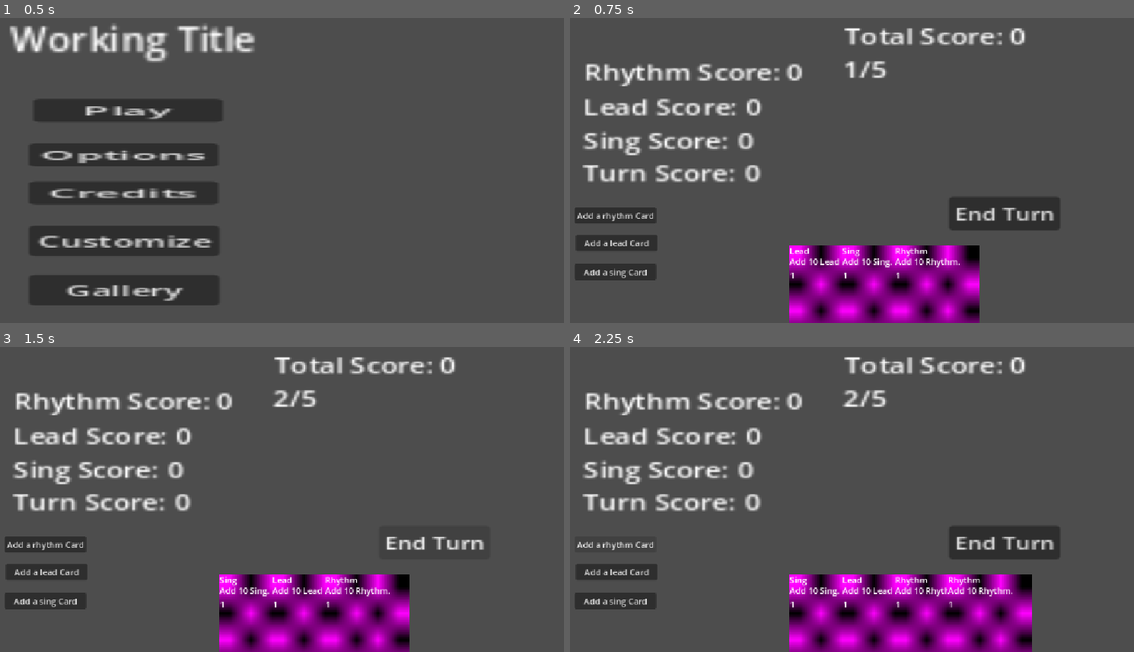
Above: before the commit, frames 1-4 (two rows, left to right).
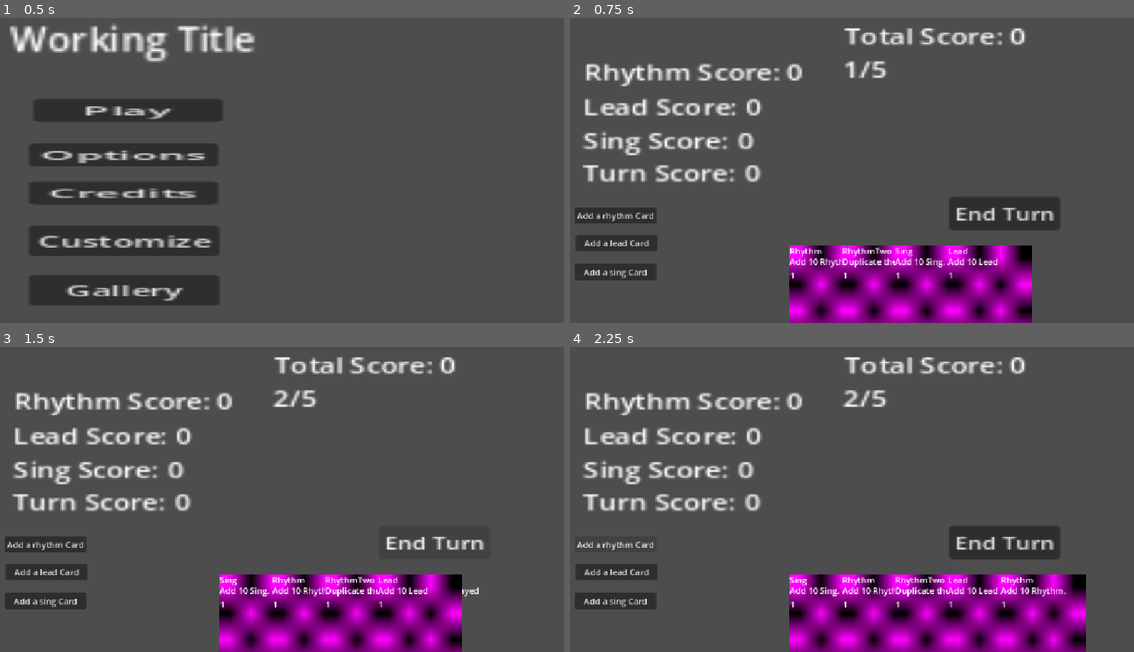
Above: after the commit, the same moments.

Repository: GraysonL133/BandGame
Game: Godot game, scene res://Scenes/Main Menu.tscn
Two runs of this game, one before a commit and one after it. Both use one fixed random seed, a clock stepped at 60 frames per second and the inputs below.
Inputs:
- Up to frame 1 (0.5 s): no input
- Up to frame 2 (0.75 s): click "Play" at 0.5 s
- Up to frame 3 (1.5 s): click "End Turn" at 1.25 s
- Up to frame 4 (2.25 s): click "Add a rhythm Card" at 2 s

Frame 1 is identical in both runs. In frame 2, 3.9% of the frame differs, in the area x 39-82%, y 74-100%; in frame 3, 3.7%; in frame 4, 3.9%.

Commit message:
v0.3
- Added RhythmTwo card which duplicates the last played rhythm card and acts as a rhythm card itself

Diff:
--- /dev/null
+++ b/band-game/Cards/Card Effects/RhythmTwoEffect.gd
@@ -0,0 +1,9 @@
+class_name RhythmTwoEffect
+extends CardEffect
+
+@export var rhythm: int = 1
+
+func execute(game, _target):
+	print("Duplicated the last R Card played.")
+	game.duplicateLastRCard()
+	game.addRhythm(rhythm)
--- /dev/null
+++ b/band-game/Cards/RhythmTwo.tres
@@ -0,0 +1,20 @@
+[gd_resource type="Resource" script_class="CardData" format=3 uid="uid://dulhr2fpyfbpq"]
+
+[ext_resource type="Script" uid="uid://dh0rn7o78dy6a" path="res://Cards/Card Effects/RhythmTwoEffect.gd" id="1_u0bmx"]
+[ext_resource type="Script" uid="uid://bx6y3057cudoi" path="res://Scripts/card_data.gd" id="1_vagu3"]
+
+[sub_resource type="PlaceholderTexture2D" id="PlaceholderTexture2D_d8u10"]
+
+[sub_resource type="Resource" id="Resource_bmxlf"]
+script = ExtResource("1_u0bmx")
+metadata/_custom_type_script = "uid://dh0rn7o78dy6a"
+
+[resource]
+script = ExtResource("1_vagu3")
+card_name = "RhythmTwo"
+description = "Duplicate the last rhythm card played"
+rhythm = 1
+art = SubResource("PlaceholderTexture2D_d8u10")
+effect = SubResource("Resource_bmxlf")
+type = 1
+metadata/_custom_type_script = "uid://bx6y3057cudoi"
--- a/band-game/Scenes/Main.tscn
+++ b/band-game/Scenes/Main.tscn
@@ -6,6 +6,7 @@
 [ext_resource type="Resource" uid="uid://cfq8vsh4xbmcn" path="res://Cards/Lead.tres" id="4_grg3l"]
 [ext_resource type="Resource" uid="uid://d1d64e5neud2i" path="res://Cards/Rhythm.tres" id="5_frkhe"]
 [ext_resource type="Resource" uid="uid://dv58272u34d1a" path="res://Cards/Sing.tres" id="6_1p5hy"]
+[ext_resource type="Resource" uid="uid://dulhr2fpyfbpq" path="res://Cards/RhythmTwo.tres" id="7_bmxlf"]
 [ext_resource type="Script" uid="uid://5vwghrcpoaqc" path="res://Scripts/Hand.gd" id="7_vy5pj"]
 [ext_resource type="Script" uid="uid://2yfkgw1e5e6i" path="res://Scripts/play_area.gd" id="8_erwvk"]
 [ext_resource type="Script" uid="uid://d380rjxeklfh7" path="res://Scripts/label.gd" id="9_2w5on"]
@@ -13,7 +14,7 @@
 [node name="Main" type="Node2D" unique_id=1658555960]
 script = ExtResource("1_vy5pj")
 card_scene = ExtResource("2_bmxlf")
-starting_deck = Array[ExtResource("3_4kpch")]([ExtResource("4_grg3l"), ExtResource("5_frkhe"), ExtResource("6_1p5hy")])
+starting_deck = Array[ExtResource("3_4kpch")]([ExtResource("4_grg3l"), ExtResource("5_frkhe"), ExtResource("6_1p5hy"), ExtResource("7_bmxlf")])
 
 [node name="HandLayer" type="CanvasLayer" parent="." unique_id=1302286153]
 layer = 10
@@ -140,11 +141,19 @@
 [node name="GhostLayer" type="CanvasLayer" parent="." unique_id=2069914496]
 
 [node name="ghostContainer" type="HBoxContainer" parent="GhostLayer" unique_id=1987951497]
-offset_left = 500.0
-offset_top = 300.0
-offset_right = 660.0
-offset_bottom = 500.0
+anchors_preset = 8
+anchor_left = 0.5
+anchor_top = 0.5
+anchor_right = 0.5
+anchor_bottom = 0.5
+offset_left = -80.0
+offset_top = -100.0
+offset_right = 80.0
+offset_bottom = 100.0
+grow_horizontal = 2
+grow_vertical = 2
 theme_override_constants/separation = 200
+alignment = 1
 
 [connection signal="mouse_entered" from="HandLayer/HandContainer/Card" to="HandLayer/HandContainer/Card" method="_on_mouse_entered"]
 [connection signal="mouse_exited" from="HandLayer/HandContainer/Card" to="HandLayer/HandContainer/Card" method="_on_mouse_exited"]
--- a/band-game/Scripts/game.gd
+++ b/band-game/Scripts/game.gd
@@ -70,6 +70,12 @@
 
 func addSing(amount):
 	singScore += amount
+
+func duplicateLastRCard():
+		var card_data = rCards.back()
+		print("Card duplicated: ", str(card_data))
+		rCards.append(card_data)
+		createGhost(card_data)
 
 func calculateScore(rhythm, lead, sing):
 	for i in range(rCards.size()):
Not shown, added: band-game/Cards/Card Effects/RhythmTwoEffect.gd.uid
